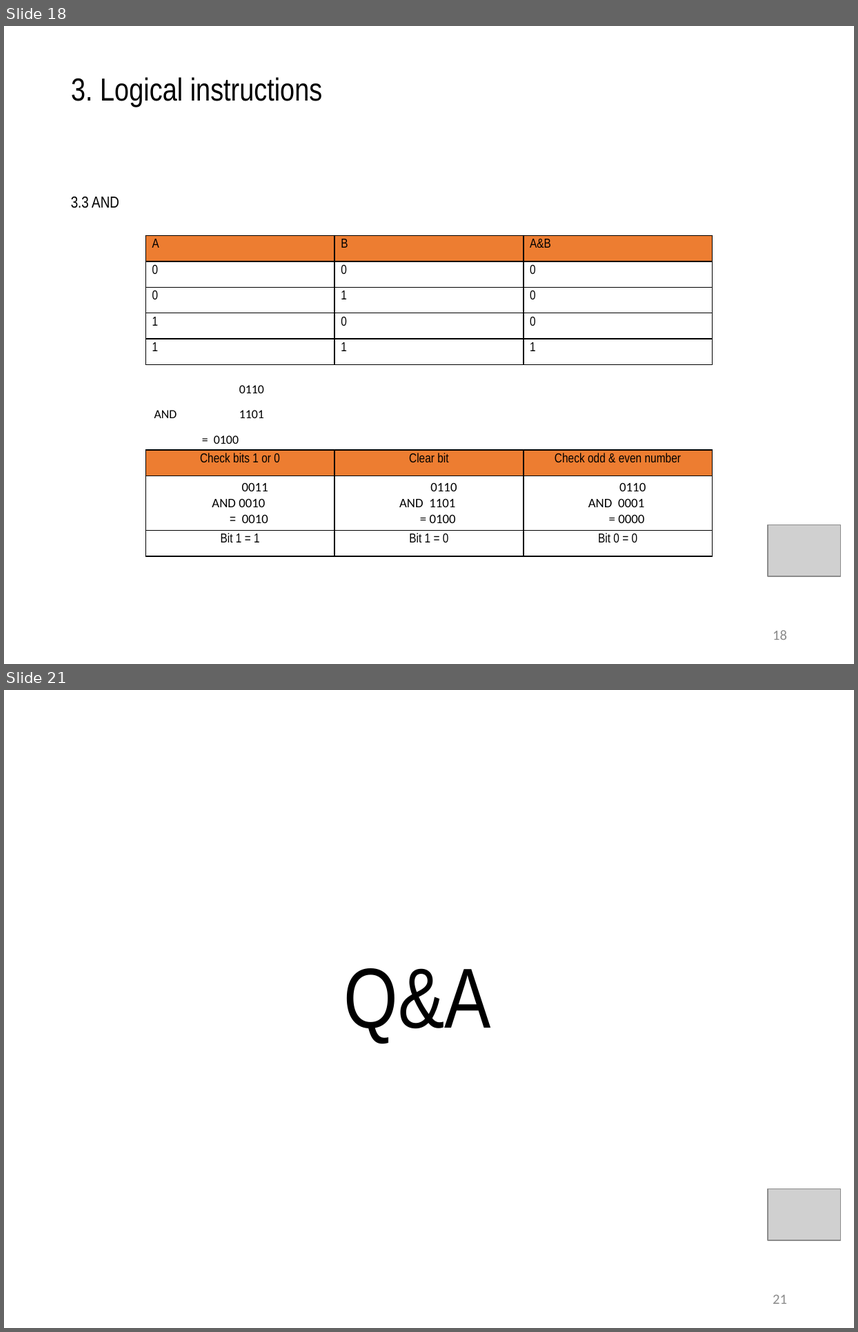
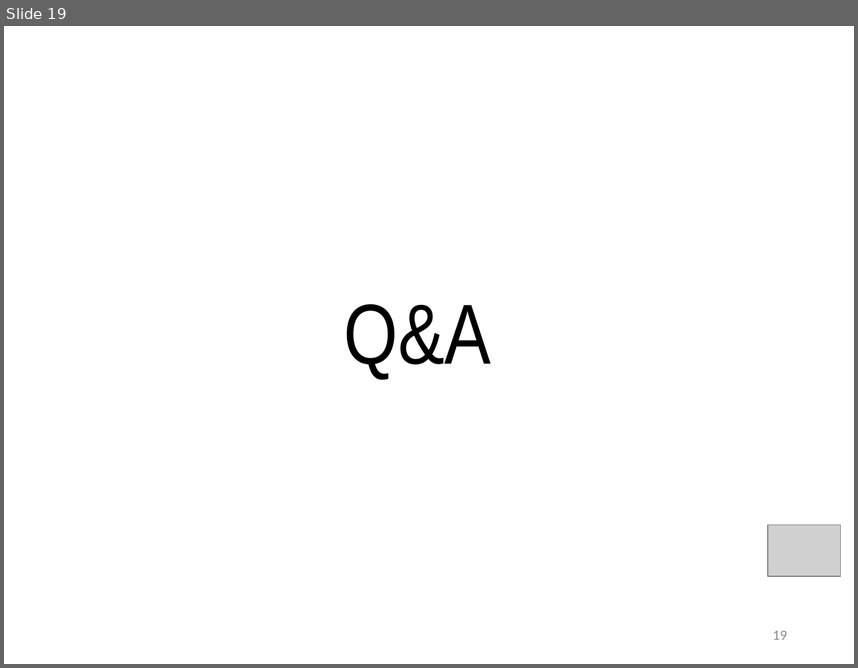
Before and after one commit to daoxuantruong/Demo, a slide deck: Numberic.pptx. Shown one above the other, each under a label of ours: slides 18 and 21 before the commit, slide 19 after it; the slides between them are not shown. The pictures are 858x1332 and 858x668 pixels, drawn with LibreOffice and Linux fonts; fonts in the diff are those of the drawing; grey boxes stand for pictures. Boxes give left, top, right and bottom in pixels: in the first picture for what was removed or moved away, otherwise in the second. Text is boxed around its words. In the diff, an @@ line names an element or a change of style, - is before the commit and + after.

```diff
--- a/Numberic.pptx
+++ b/Numberic.pptx
@@ slide 18 removed at bbox=[4, 26, 854, 664], background #FFFFFF @@
@@ title removed at bbox=[71, 77, 323, 107] @@
-3. Logical instructions
@@ text removed at bbox=[71, 196, 119, 208] @@
-3.3 AND
@@ table removed at bbox=[146, 235, 712, 364], 5 rows, 3 columns @@
-A | B | A&B
-0 | 0 | 0
-0 | 1 | 0
-1 | 0 | 0
-1 | 1 | 1
@@ text removed at bbox=[154, 385, 264, 443] @@
-0110
-AND 1101
-= 0100
@@ table removed at bbox=[146, 450, 712, 555], 3 rows, 3 columns @@
-Check bits 1 or 0 | Clear bit | Check odd & even number
-0011 / AND 0010 / = 0010 | 0110 / AND 1101 / = 0100 | 0110 / AND 0001 / = 0000
-Bit 1 = 1 | Bit 1 = 0 | Bit 0 = 0
@@ picture removed at bbox=[769, 525, 840, 576] @@
@@ page number removed at bbox=[773, 630, 787, 639] @@
-18
@@ what was slide 21 is now slide 19 @@
@@ page number at bbox=[773, 630, 787, 639]: text changed @@
-21
+19
```
Also in this commit, not shown: 6 slides changed, 3 slides added, 4 other slides removed.
